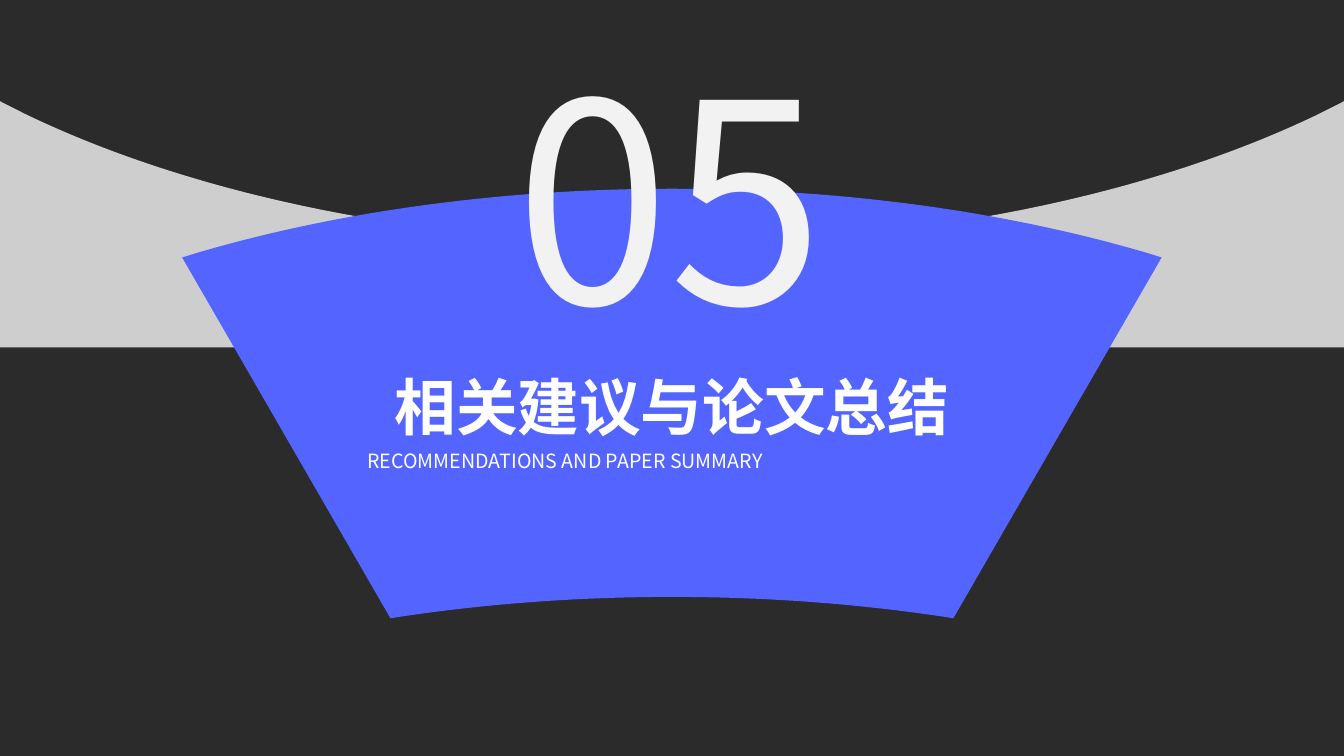
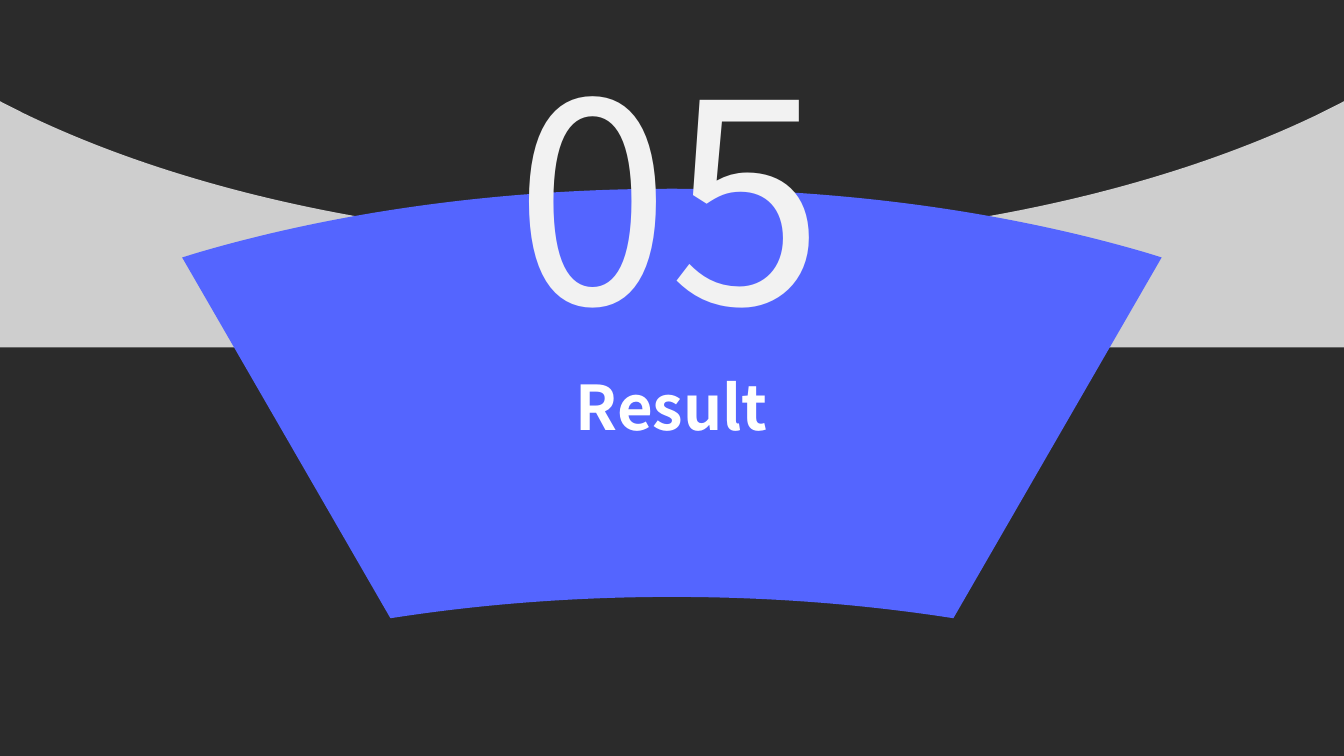
Before and after one commit to ahulh-acmlab/group_report, a slide deck: slide 14 of 2021-4-21/EfficientNetV2.pptx (slide 24 before the commit). Drawn at 1344x756 pixels with LibreOffice and Linux fonts; fonts in the diff are those of the drawing; background and template pictures are left out; a plain dark background stands for a picture behind light text. Boxes give left, top, right and bottom in pixels: in the first picture for what was removed or moved away, otherwise in the second. Text is boxed around its words. In the diff, an @@ line names an element or a change of style, - is before the commit and + after.

```diff
--- a/2021-4-21/EfficientNetV2.pptx
+++ b/2021-4-21/EfficientNetV2.pptx
@@ text at bbox=[576, 381, 768, 431]: text changed @@
-相关建议与论文总结
+Result
@@ text removed at bbox=[367, 453, 763, 468] @@
-RECOMMENDATIONS AND PAPER SUMMARY
```
Also in this commit, not shown: 4 other slides changed, 12 slides added, 22 slides removed, 2 other files.
